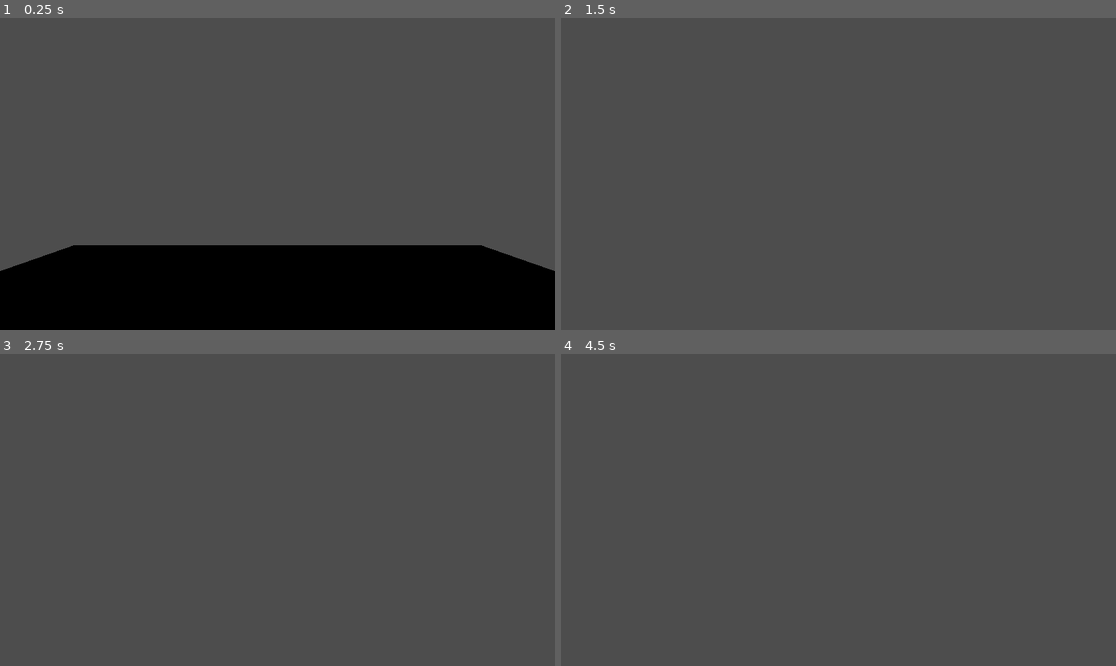
Above: before the commit, frames 1-4 (two rows, left to right).
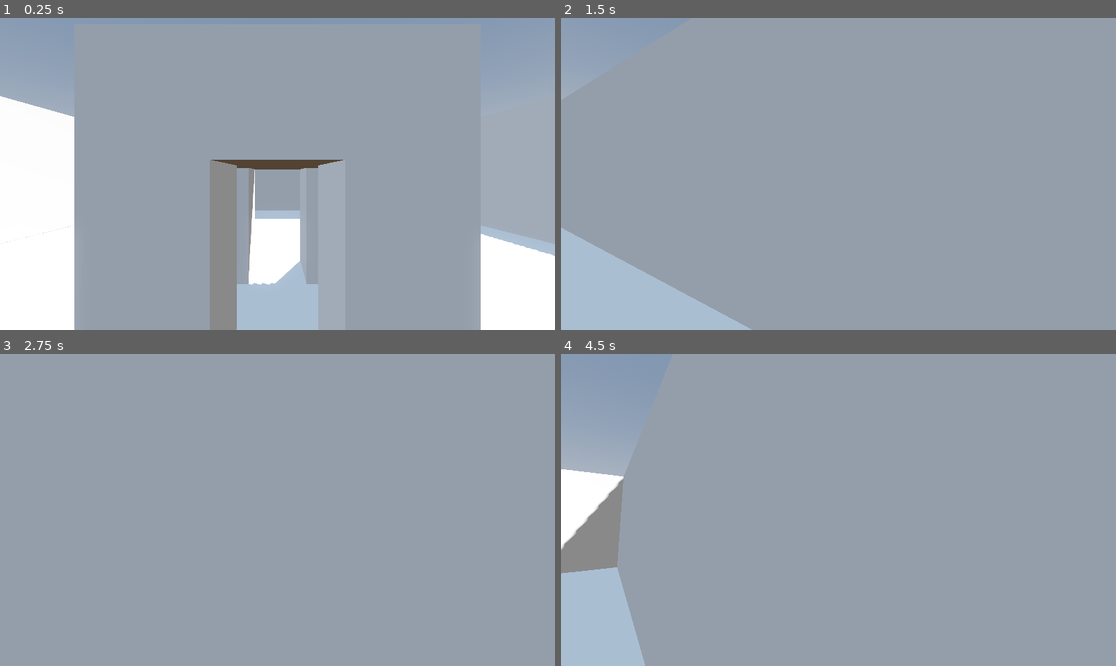
Above: after the commit, the same moments.

Repository: GriffinQ518/ProjectHouse
Game: Godot game, scene res://PrototypeScene/prototype.tscn
Two runs of this game, one before a commit and one after it. Both use one fixed random seed, a clock stepped at 60 frames per second and the inputs below. The project has no main scene, so this scene is started directly.
Inputs (mouse positions are in pixels of both pictures, inside the frame that each line leads up to):
- Up to frame 1 (0.25 s): no input
- Up to frame 2 (1.5 s): tap Enter at 0.5 s; move the mouse to (866, 174) at 0.52 s; hold Shift (run_toggle) 0.53-1.28 s; hold W (move_forward) from 0.53 s (still down); move the mouse to (810, 174) at 1.27 s; tap Shift (run_toggle) at 1.35 s
- Up to frame 3 (2.75 s): keep holding W (move_forward); tap Space at 2 s; move the mouse to (288, 503) at 2.02 s; hold Shift (run_toggle) from 2.03 s (still down)
- Up to frame 4 (4.5 s): keep holding W (move_forward); tap Enter at 2.75, 4.25 s; move the mouse to (832, 516) at 2.77 s; release Shift (run_toggle) at 2.78 s; tap Shift (run_toggle) at 2.85, 4.35 s; tap Space at 3.5 s; move the mouse to (877, 513) at 3.52 s; hold Shift (run_toggle) 3.53-4.28 s; move the mouse to (794, 506) at 4.27 s

The runs differ from the first frame. In frame 1, 100% of the frame differs, in the area x 0-100%, y 0-100%; in frame 2, 100%; in frame 3, 100%; in frame 4, 100%.

Commit message:
Set up statics for prototype scene

Diff:
--- /dev/null
+++ b/PrototypeScene/maskhide.tres
@@ -0,0 +1,8 @@
+[gd_resource type="StandardMaterial3D" format=3 uid="uid://dfpn8rf4va4kc"]
+
+[resource]
+render_priority = 1
+transparency = 1
+stencil_mode = 3
+stencil_flags = 1
+stencil_compare = 2
--- a/PrototypeScene/prototype.tscn
+++ b/PrototypeScene/prototype.tscn
@@ -1,14 +1,65 @@
 [gd_scene format=3 uid="uid://du1wktj846r2a"]
 
 [ext_resource type="PackedScene" uid="uid://cfo1yfmw4rfcf" path="res://player.tscn" id="1_kaupt"]
+[ext_resource type="PackedScene" uid="uid://b4c2y4nv3bwhu" path="res://PrototypeScene/wall_static.tscn" id="2_pu3xe"]
 
-[sub_resource type="BoxMesh" id="BoxMesh_pu3xe"]
+[sub_resource type="ProceduralSkyMaterial" id="ProceduralSkyMaterial_pu3xe"]
+sky_horizon_color = Color(0.66224277, 0.6717428, 0.6867428, 1)
+ground_horizon_color = Color(0.66224277, 0.6717428, 0.6867428, 1)
+
+[sub_resource type="Sky" id="Sky_24hv3"]
+sky_material = SubResource("ProceduralSkyMaterial_pu3xe")
+
+[sub_resource type="Environment" id="Environment_6pnu6"]
+background_mode = 2
+sky = SubResource("Sky_24hv3")
+tonemap_mode = 2
+glow_enabled = true
 
 [node name="Prototype" type="Node3D" unique_id=1509231267]
 
-[node name="Floor" type="MeshInstance3D" parent="." unique_id=323829721]
-transform = Transform3D(10, 0, 0, 0, 1, 0, 0, 0, 10, 0, -0.5, 0)
-mesh = SubResource("BoxMesh_pu3xe")
+[node name="WorldEnvironment" type="WorldEnvironment" parent="." unique_id=1442060421]
+environment = SubResource("Environment_6pnu6")
+
+[node name="DirectionalLight3D" type="DirectionalLight3D" parent="." unique_id=324447124]
+transform = Transform3D(-0.8660254, -0.43301278, 0.25, 0, 0.49999997, 0.86602545, -0.50000006, 0.75, -0.43301266, 0, 0, 0)
+shadow_enabled = true
 
 [node name="Player" parent="." unique_id=854424897 instance=ExtResource("1_kaupt")]
-transform = Transform3D(1, 0, 0, 0, 1, 0, 0, 0, 1, 0, 1, 0)
+transform = Transform3D(1, 0, 0, 0, 1, 0, 0, 0, 1, 0, 0.5, 3)
+
+[node name="StartingArea" type="Node3D" parent="." unique_id=1367720597]
+
+[node name="Statics" type="Node3D" parent="StartingArea" unique_id=1366919597]
+
+[node name="Floor" parent="StartingArea/Statics" unique_id=2038538720 instance=ExtResource("2_pu3xe")]
+transform = Transform3D(15, 0, 0, 0, 1, 0, 0, 0, 15, 0, -0.5, 0)
+
+[node name="Ceiling" parent="StartingArea/Statics" unique_id=1345657221 instance=ExtResource("2_pu3xe")]
+transform = Transform3D(3, 0, 0, 0, 1, 0, 0, 0, 3, 0, 2.5, 0)
+
+[node name="WallFront" parent="StartingArea/Statics" unique_id=789409420 instance=ExtResource("2_pu3xe")]
+transform = Transform3D(15, 0, 0, 0, 5, 0, 0, 0, 1, 0, 1.5, 8)
+
+[node name="WallBack" parent="StartingArea/Statics" unique_id=1428385304 instance=ExtResource("2_pu3xe")]
+transform = Transform3D(15, 0, 0, 0, 5, 0, 0, 0, 1, 0, 1.5, -8)
+
+[node name="WallLeft" parent="StartingArea/Statics" unique_id=1889073714 instance=ExtResource("2_pu3xe")]
+transform = Transform3D(1, 0, 0, 0, 5, 0, 0, 0, 15, -8, 1.5, 0)
+
+[node name="WallRight" parent="StartingArea/Statics" unique_id=566670554 instance=ExtResource("2_pu3xe")]
+transform = Transform3D(1, 0, 0, 0, 5, 0, 0, 0, 15, 8, 1.5, 0)
+
+[node name="PillarFrontLeft" parent="StartingArea/Statics" unique_id=468797420 instance=ExtResource("2_pu3xe")]
+transform = Transform3D(1, 0, 0, 0, 2, 0, 0, 0, 1, -1, 1, 1)
+
+[node name="PillarBackLeft" parent="StartingArea/Statics" unique_id=726438360 instance=ExtResource("2_pu3xe")]
+transform = Transform3D(1, 0, 0, 0, 2, 0, 0, 0, 1, -1, 1, -1)
+
+[node name="PillarFrontRight" parent="StartingArea/Statics" unique_id=1258168939 instance=ExtResource("2_pu3xe")]
+transform = Transform3D(1, 0, 0, 0, 2, 0, 0, 0, 1, 1, 1, 1)
+
+[node name="PillarBackRight" parent="StartingArea/Statics" unique_id=1879665750 instance=ExtResource("2_pu3xe")]
+transform = Transform3D(1, 0, 0, 0, 2, 0, 0, 0, 1, 1, 1, -1)
+
+[node name="Portal1" type="Node3D" parent="StartingArea" unique_id=1985643214]
--- /dev/null
+++ b/PrototypeScene/static.tres
@@ -0,0 +1,4 @@
+[gd_resource type="StandardMaterial3D" format=3 uid="uid://7l010hnolqtf"]
+
+[resource]
+ao_enabled = true
--- /dev/null
+++ b/PrototypeScene/wall_maskable.tscn
@@ -0,0 +1,9 @@
+[gd_scene format=3 uid="uid://bno2uiyne4jrk"]
+
+[ext_resource type="Material" uid="uid://dfpn8rf4va4kc" path="res://PrototypeScene/maskhide.tres" id="1_ygdsn"]
+
+[sub_resource type="BoxMesh" id="BoxMesh_1uuyv"]
+
+[node name="WallMesh" type="MeshInstance3D" unique_id=505617316]
+material_override = ExtResource("1_ygdsn")
+mesh = SubResource("BoxMesh_1uuyv")
--- /dev/null
+++ b/PrototypeScene/wall_static.tscn
@@ -0,0 +1,17 @@
+[gd_scene format=3 uid="uid://b4c2y4nv3bwhu"]
+
+[ext_resource type="Material" uid="uid://7l010hnolqtf" path="res://PrototypeScene/static.tres" id="1_8o5m8"]
+
+[sub_resource type="BoxMesh" id="BoxMesh_2q3j8"]
+
+[sub_resource type="BoxShape3D" id="BoxShape3D_8o5m8"]
+
+[node name="WallStatic" type="StaticBody3D" unique_id=2038538720]
+collision_layer = 2
+
+[node name="WallMesh" type="MeshInstance3D" parent="." unique_id=475919161]
+material_override = ExtResource("1_8o5m8")
+mesh = SubResource("BoxMesh_2q3j8")
+
+[node name="WallCollision" type="CollisionShape3D" parent="." unique_id=1553702555]
+shape = SubResource("BoxShape3D_8o5m8")
--- a/PrototypeScene/window.gd
+++ /dev/null
@@ -1,18 +0,0 @@
-extends Node3D
-
-var mask: MeshInstance3D
-var stencil: StandardMaterial3D
-@export var transparency: float
-@export var color: Color
-@export var stencil_channel: int
-
-# Called when the node enters the scene tree for the first time.
-func _ready() -> void:
-	mask = $Mask as MeshInstance3D
-	stencil = mask.get_active_material(0)
-
-	mask.transparency = transparency
-
-	stencil.albedo_color = color
-	stencil.stencil_reference = stencil_channel
-	pass
--- a/PrototypeScene/window.tscn
+++ b/PrototypeScene/window.tscn
@@ -1,12 +1,10 @@
 [gd_scene format=3 uid="uid://bj7g5f8flx8ef"]
 
-[ext_resource type="Script" uid="uid://ceii61ytrgq6g" path="res://PrototypeScene/window.gd" id="1_tikg1"]
-[ext_resource type="Material" uid="uid://3tbg6glslyr6" path="res://PrototypeScene/StencilMask.tres" id="2_ggmx2"]
+[ext_resource type="Material" uid="uid://3tbg6glslyr6" path="res://PrototypeScene/stencilmask.tres" id="2_ggmx2"]
 
 [sub_resource type="PlaneMesh" id="PlaneMesh_173h8"]
 
 [node name="Window" type="Node3D" unique_id=1887535040]
-script = ExtResource("1_tikg1")
 
 [node name="Mask" type="MeshInstance3D" parent="." unique_id=203548207]
 transform = Transform3D(-2.1855694e-08, 1, 0, -0.5, -4.371139e-08, 0, 0, 0, 0.5, 0, 0, 0)
--- a/player.tscn
+++ b/player.tscn
@@ -3,14 +3,18 @@
 [ext_resource type="Script" uid="uid://cpnes3a5qk20o" path="res://player.gd" id="1_4flbx"]
 
 [sub_resource type="CapsuleShape3D" id="CapsuleShape3D_sh265"]
+radius = 0.45
+height = 1.9
 
 [node name="Player" type="CharacterBody3D" unique_id=854424897 node_paths=PackedStringArray("camera_controller")]
+collision_mask = 6
 script = ExtResource("1_4flbx")
 walk_speed = 7
 run_speed = 14
 camera_controller = NodePath("CameraPivot/Camera3D")
 
 [node name="PlayerCollision" type="CollisionShape3D" parent="." unique_id=482504736]
+transform = Transform3D(1, 0, 0, 0, 1, 0, 0, 0, 1, 0, -0.19506836, 0)
 shape = SubResource("CapsuleShape3D_sh265")
 
 [node name="ModelPivot" type="Node3D" parent="." unique_id=839096947]
Not shown, removed: PrototypeScene/window.gd.uid
